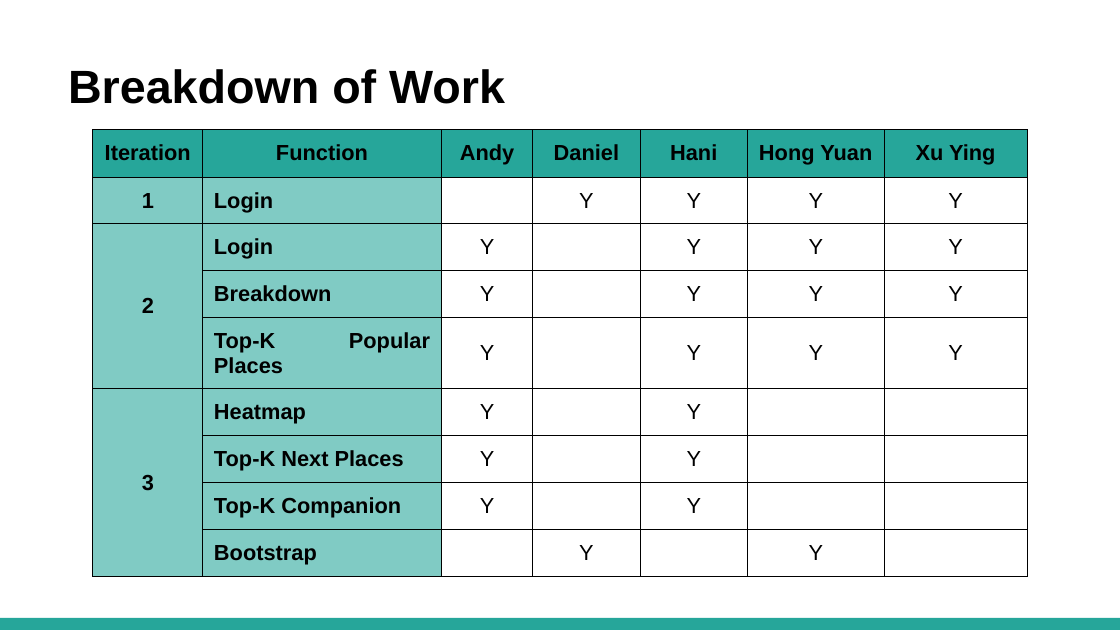
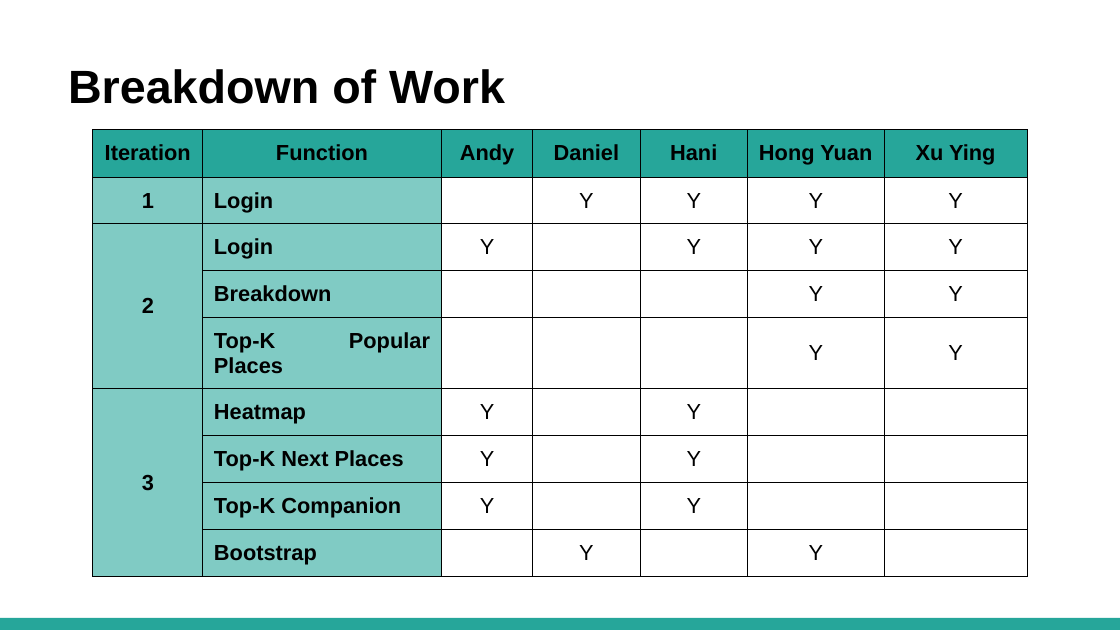
Before and after one commit to lameo/IS203_Project, a slide deck: slide 14 of presentations/SE_ Final Presentation.pptx (slide 15 before the commit). Drawn at 1120x630 pixels with LibreOffice and Linux fonts; fonts in the diff are those of the drawing. Boxes give left, top, right and bottom in pixels: in the first picture for what was removed or moved away, otherwise in the second. Text is boxed around its words. In the diff, an @@ line names an element or a change of style, - is before the commit and + after.

```diff
--- a/presentations/SE_ Final Presentation.pptx
+++ b/presentations/SE_ Final Presentation.pptx
@@ table at [93,130,1028,569] @@
-row 4, column 3: Y
+row 4, column 3: 
-row 4, column 5: Y
+row 4, column 5: 
-row 5, column 3: Y
+row 5, column 3: 
-row 5, column 5: Y
+row 5, column 5: 
```
Also in this commit, not shown: 16 other slides changed.
